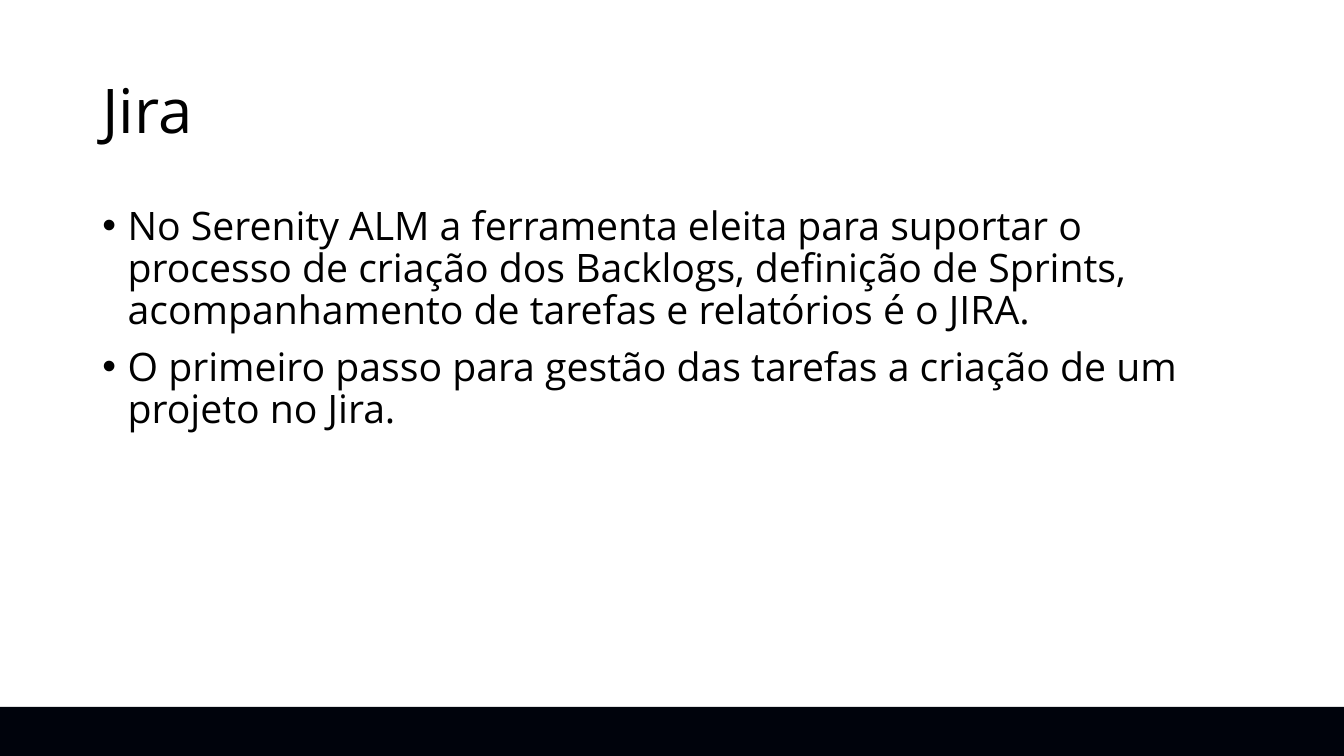
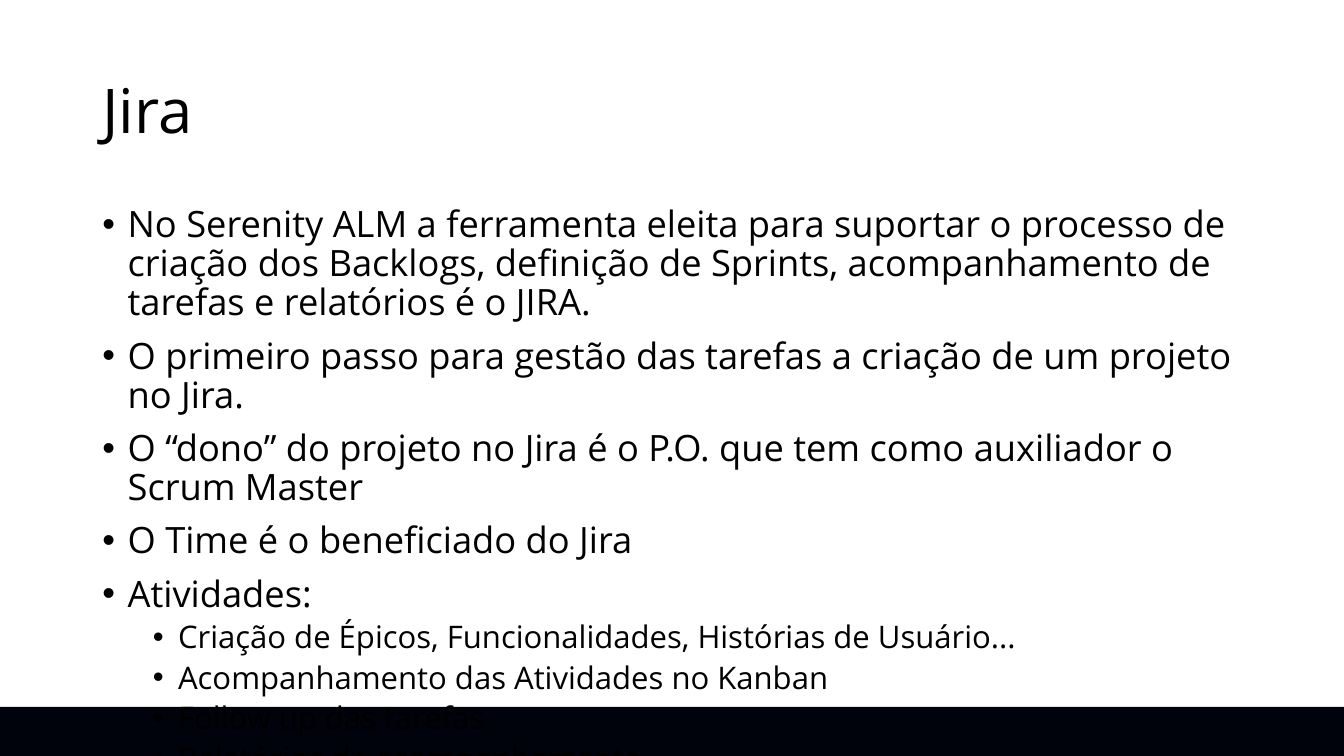
Before and after one commit to is44c/ALM-SerenityBR, a slide deck: slide 19 of Guias/Scrum e Jira/TreinamentoJira_ScrumMasterPO.pptx (slide 11 before the commit). Drawn at 1344x756 pixels with LibreOffice and Linux fonts; fonts in the diff are those of the drawing; background and template pictures are left out. Boxes give left, top, right and bottom in pixels: in the first picture for what was removed or moved away, otherwise in the second. Text is boxed around its words. In the diff, an @@ line names an element or a change of style, - is before the commit and + after.

```diff
--- a/Guias/Scrum e Jira/TreinamentoJira_ScrumMasterPO.pptx
+++ b/Guias/Scrum e Jira/TreinamentoJira_ScrumMasterPO.pptx
@@ text at (128,209,1231,415): size 28 to 25.9 pt in "No Serenity ALM a ferramenta eleita para ...", "O primeiro passo para gestão das tarefas ..." @@
@@ text at (128,433,1173,697): paragraphs added @@
+• O “dono” do projeto no Jira é o P.O. que tem como auxiliador o Scrum Master
+• O Time é o beneficiado do Jira
+• Atividades:
+  • Criação de Épicos, Funcionalidades, Histórias de Usuário...
+  • Acompanhamento das Atividades no Kanban
+  • Follow up das tarefas
+  • Relatórios de acompanhamento
```
Also in this commit, not shown: 5 other slides changed, 8 slides added, 7 other files.
